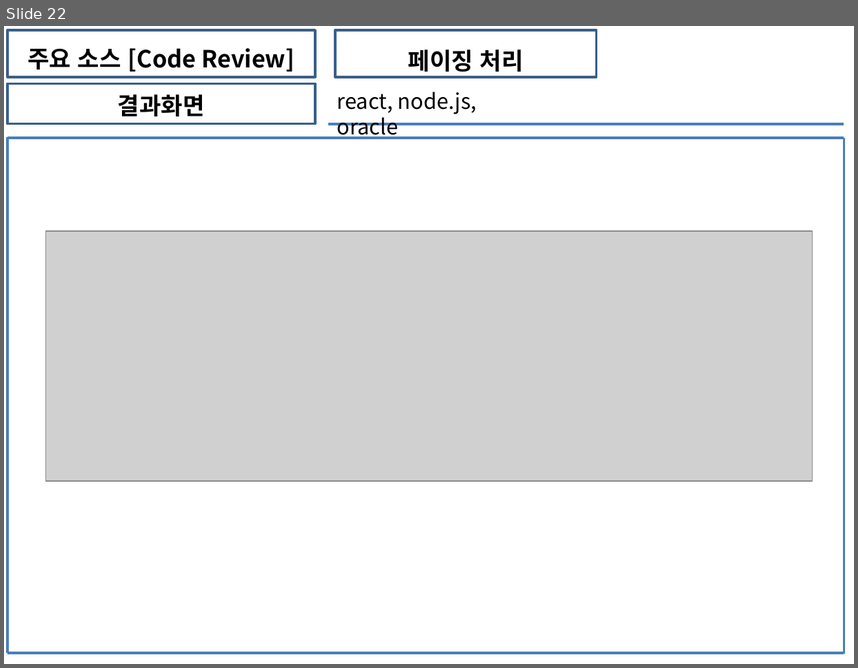
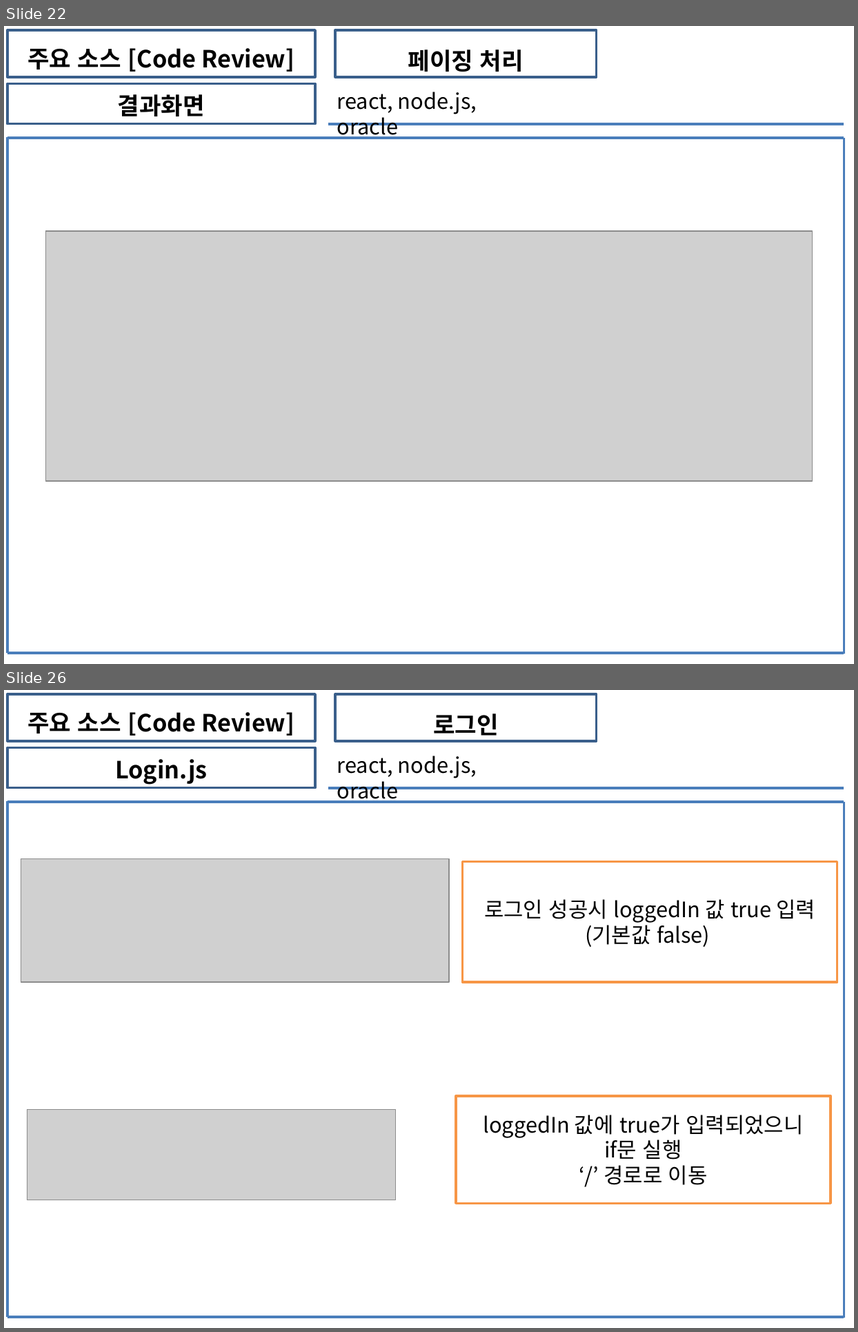
Before and after one commit to soh0256/5team, a slide deck: 개발 5팀 6차 미니 프로젝트/3) KOSMO_77기_개발 5팀_Unit_Test_보고서.pptx. Shown one above the other, each under a label of ours: slide 22 before the commit, slides 22 and 26 after it; the slides between them are not shown. The pictures are 858x668 and 858x1332 pixels, drawn with LibreOffice and Linux fonts; fonts in the diff are those of the drawing; grey boxes stand for pictures. Boxes give left, top, right and bottom in pixels: in the first picture for what was removed or moved away, otherwise in the second. Text is boxed around its words. In the diff, an @@ line names an element or a change of style, - is before the commit and + after.

```diff
--- a/개발 5팀 6차 미니 프로젝트/3) KOSMO_77기_개발 5팀_Unit_Test_보고서.pptx
+++ b/개발 5팀 6차 미니 프로젝트/3) KOSMO_77기_개발 5팀_Unit_Test_보고서.pptx
@@ slide 26 added at [4,690,854,1328], background #FFFFFF @@
@@ rectangle added at [7,694,315,741], outline #3A5F8C 2 pt, 20 pt, text #000000, bold @@
+주요 소스 [Code Review]
@@ rectangle added at [335,694,597,741], outline #3A5F8C 2 pt, 20 pt, text #000000, bold @@
+로그인
@@ rectangle added at [7,748,315,788], outline #3A5F8C 2 pt, 20 pt, text #000000, bold @@
+Login.js
@@ text added at [337,756,477,803], 18 pt, text #000000 @@
+react, node.js, oracle
@@ line added from (329, 788) to (844, 788), #4B7EBC 2.25 pt @@
@@ line added from (7, 802) to (844, 802), #4B7EBC 2.25 pt @@
@@ line added from (7, 801) to (7, 1317), #4B7EBC 2.25 pt @@
@@ line added from (844, 802) to (844, 1317), #4B7EBC 2.25 pt @@
@@ picture added at [21,859,450,983] @@
@@ rectangle added at [462,862,837,983], fill #FFFFFF, outline #F79646 2 pt, 18 pt, text #000000 @@
+로그인 성공시 loggedIn 값 true 입력
+(기본값 false)
@@ rectangle added at [455,1096,831,1203], fill #FFFFFF, outline #F79646 2 pt, 18 pt, text #000000 @@
+loggedIn 값에 true가 입력되었으니
+if문 실행
+‘/’ 경로로 이동
@@ picture added at [27,1109,396,1200] @@
@@ line added from (844, 1142) to (844, 1142), #4B7EBC 2.25 pt @@
@@ line added from (7, 1317) to (844, 1317), #4B7EBC 2.25 pt @@
```
Also in this commit, not shown: 4 other slides added.
